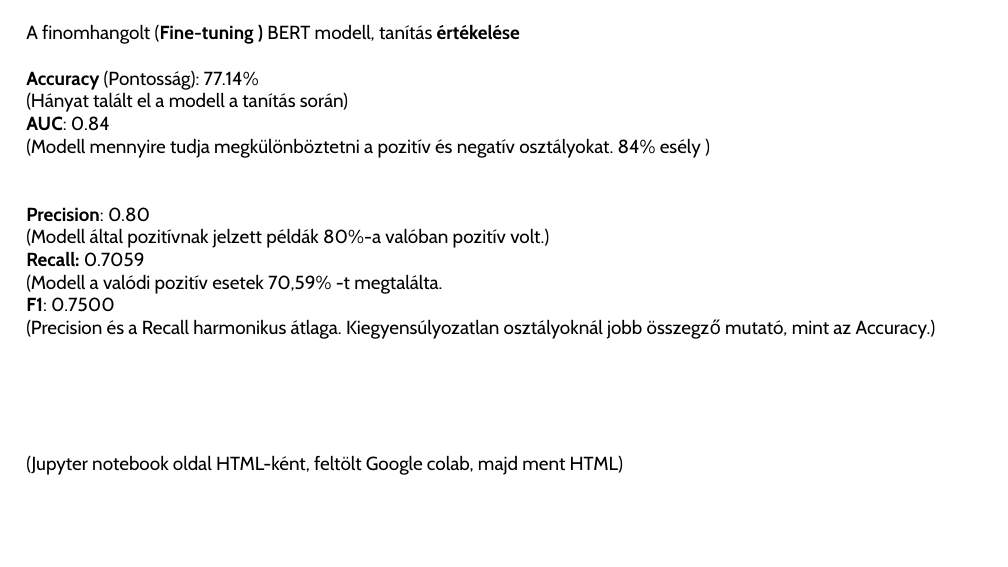
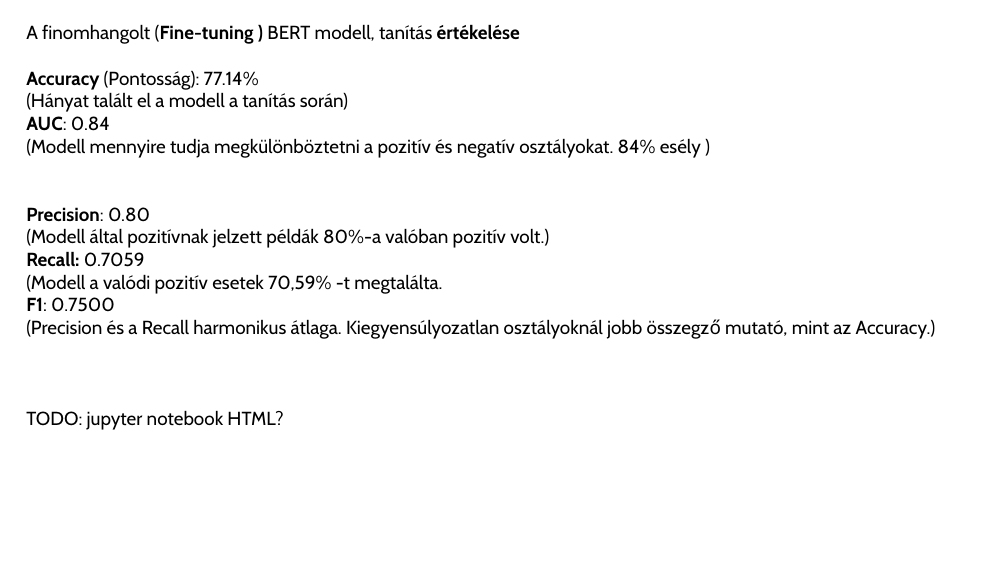
Before and after one commit to minorharpman/erzelemelemzes, a slide deck: slide 7 of Erzelemelemzes.pptx. Drawn at 1008x567 pixels with LibreOffice and Linux fonts; fonts in the diff are those of the drawing. Boxes give left, top, right and bottom in pixels: in the first picture for what was removed or moved away, otherwise in the second. Text is boxed around its words. In the diff, an @@ line names an element or a change of style, - is before the commit and + after.

```diff
--- a/Erzelemelemzes.pptx
+++ b/Erzelemelemzes.pptx
@@ text at [26, 410, 283, 430]: text changed @@
-(Jupyter notebook oldal HTML-ként, feltölt Google colab, majd ment HTML)
+TODO: jupyter notebook HTML?
```
Also in this commit, not shown: 1 other slide changed.
